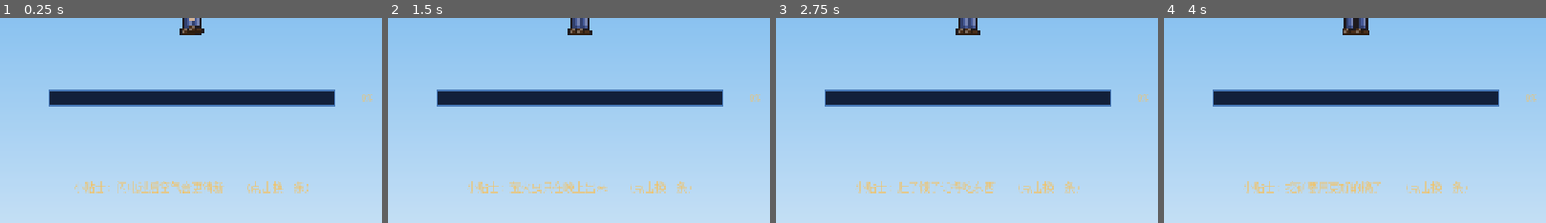
Above: before the commit, frames 1-4 (left to right).
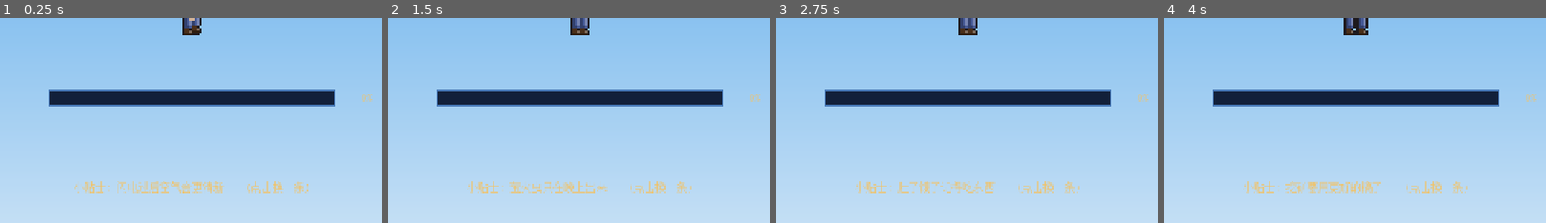
Above: after the commit, the same moments.

Repository: Nornttyy/tielaruia
Game: Godot game, scene res://scenes/ui/loading_screen.tscn
The game is run twice, just before and just after one commit, with the same random seed, the same clock (stepped at 60 frames per second) and the same inputs. This scene is started directly instead of the project's main scene.
Inputs:
- Up to frame 1 (0.25 s): no input
- Up to frame 2 (1.5 s): click "小贴士: 闪电过后空气会更清新 (点击换一条)" at 0.5 s; click "小贴士: 按住 鼠标左键 挖方块 (点击换一条)" at 1.25 s
- Up to frame 3 (2.75 s): click "小贴士: 萤火虫只在晚上出来 (点击换一条)" at 2 s
- Up to frame 4 (4 s): click "小贴士: 肚子饿了记得吃东西 (点击换一条)" at 2.75 s; click "小贴士: 砍树就能拿到木头 (点击换一条)" at 3.5 s
The pictures show only the part of the screen within x 25-75%, y 46-96%; the shares and areas given below are measured in that part.

The runs differ from the first frame. In frame 1, 0.1% of the frame differs, in the area x 47-54%, y 3-9%; in frame 2, 0.1%; in frame 3, 0.1%; in frame 4, 0.1%.

Commit message:
fix(character-art): 脚缩小 — 5宽→3宽(=腿宽), 不再叠成大坨
用户嫌脚太大。鞋/光脚从 5 宽缩到 3 宽 (= 腿宽), 脚跟对齐腿不后伸;
两只脚分开不重叠成一大块, 不超过腿宽 = 不显大。鞋色/泳裤光脚照常 (18/18)。

Co-Authored-By: Claude Opus 4.8 (1M context) <noreply@anthropic.com>

Diff:
--- a/scripts/art/player_art.gd
+++ b/scripts/art/player_art.gd
@@ -166,17 +166,17 @@
 	"BbP",
 	"BBb",
 ]
-# 侧鞋 (o / O / 高光 q)。鞋尖朝右 (前) + 鞋面高光 + 鞋带。5 宽 × 3 高。
+# 侧鞋 (o / O / 高光 q)。3 宽 × 3 高 (= 腿宽, 两脚分开不重叠成一坨, 不显大)。
 const _SHOE_B := [
-	"oq...",
-	"qoOoo",
-	"OOOOO",
-]
-# 光脚 (泳裤时用; 皮肤色, 脚趾朝右, 脚底阴影)。5 宽 × 3 高。
+	"oo.",
+	"ooq",
+	"OOO",
+]
+# 光脚 (泳裤时用; 皮肤色, 脚底阴影)。3 宽 × 3 高。
 const _FOOT_BARE := [
-	"ss...",
-	"sssps",
-	"kksss",
+	"ss.",
+	"ssp",
+	"kks",
 ]
 # 背心款手臂 (露胳膊, 全皮肤 + 前缘高光 p)。2 宽 × 6 高。
 const _ARM_BARE := [
@@ -380,7 +380,7 @@
 # 放一条腿 (用给定 leg_block) + 脚 (鞋或光脚 foot_block)。height<4 = 抬腿 (脚离地)。
 static func _put_leg(g: Array, col: int, top: int, height: int, leg_block: Array, foot_block: Array) -> void:
 	_place(g, top, col, _slice(leg_block, 0, height))
-	_place(g, top + height, col - 1, foot_block)   # 脚比腿宽, 左移 1 让脚尖朝前伸
+	_place(g, top + height, col, foot_block)   # 脚跟对齐腿, 只往前伸 1px 脚尖 (缩小后不再后伸)
 
 
 static func _palette_from(ap: Dictionary) -> Dictionary:
